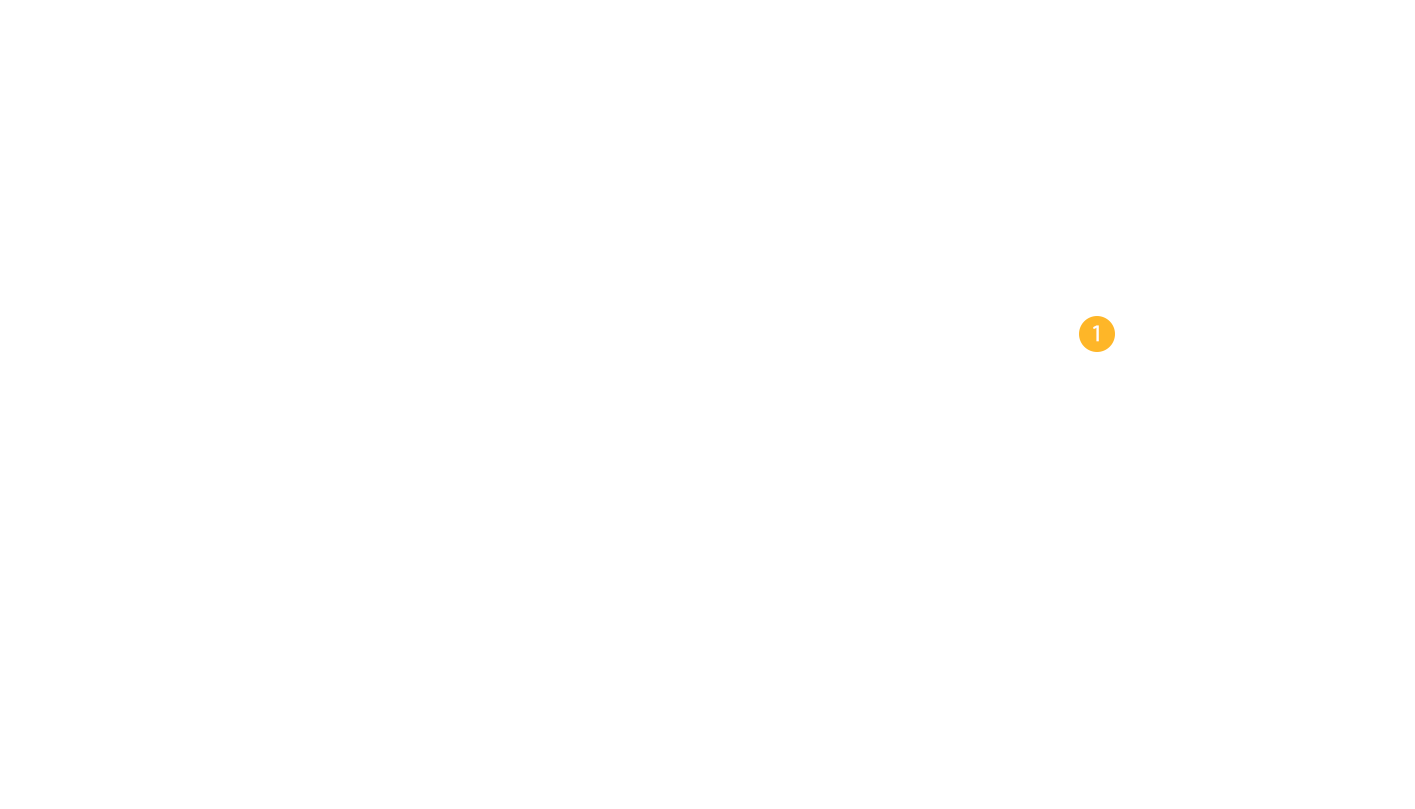
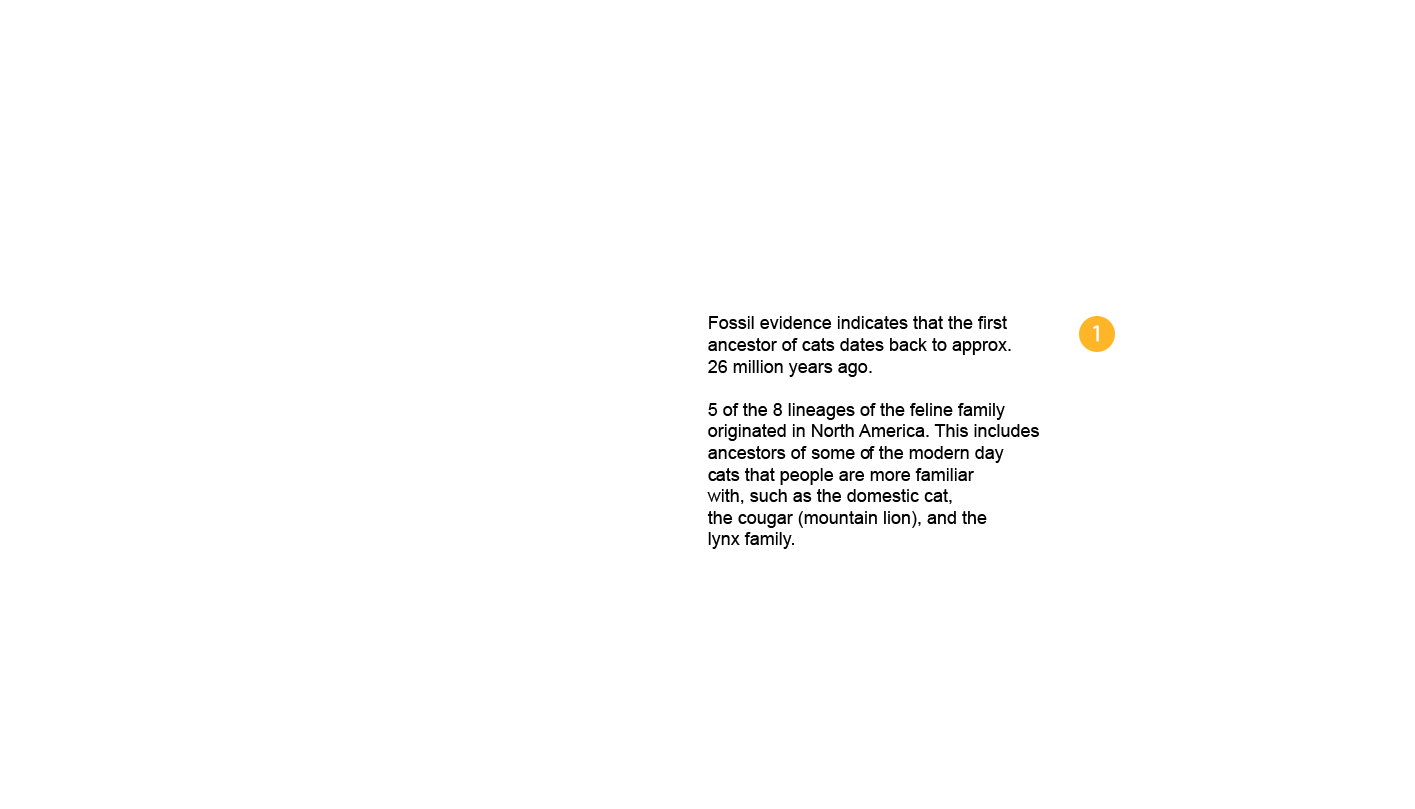
Comparing the layer stacks of the two 1415 × 809 images. Changes:
added layer "Description" above "7" over left=707, top=316, right=1039, bottom=549
